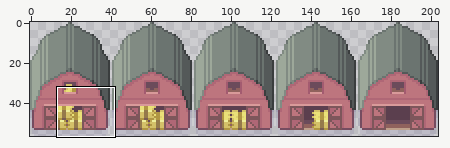
File history of a sprite sheet, Assets/Sprites/Buildings/barn.png. Above: a wide view before the commit, with the close-up outlined.
Close-up. As it was:
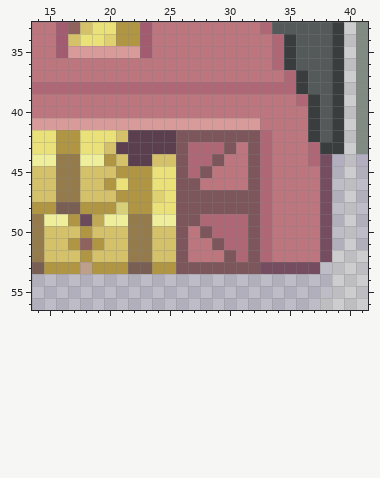
The file is 204x57 pixels. Shown: x 14..41, y 33..56. The commit also changed other parts of the picture, which this record leaves out.
The same view after the edit:
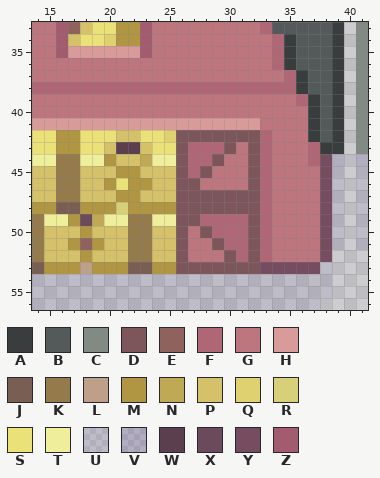
Palette (. is transparent): A #3a3d3e  B #545959  C #818b83  D #7d565b  E #90625d  F #af6776  G #bd757e  H #d99a9a  J #795e53  K #957a4b  L #be9f8a  M #b09643  N #bfa954  P #d4c169  Q #dfd170  R #d8cf79  S #eae178  T #eeee9b  U #5040861e  V #50408638  W #5b3f4e  X #6b4b5b  Y #754c60  Z #a35b70
Difference:
Colour M replaces colour S in row 48 at x 24 to 25.
Colour N replaces colour W in row 44 at x 23.
Colour P replaces colour M in row 45 at x 23; in row 47 at x 23.
Colour P replaces colour Q in row 47 at x 24.
Colour P replaces colour S in rows 45 to 46 at x 24 to 25; in row 47 at x 25.
Colour P replaces colour W in row 42 at x 22; in row 43 at x 23; in row 44 at x 22.
Colour Q replaces colour W in row 42 at x 25.
Colour S replaces colour W in row 42 at x 23 to 24; in row 43 at x 24 to 25.
Colour T replaces colour P in row 44 at x 24 to 25.
